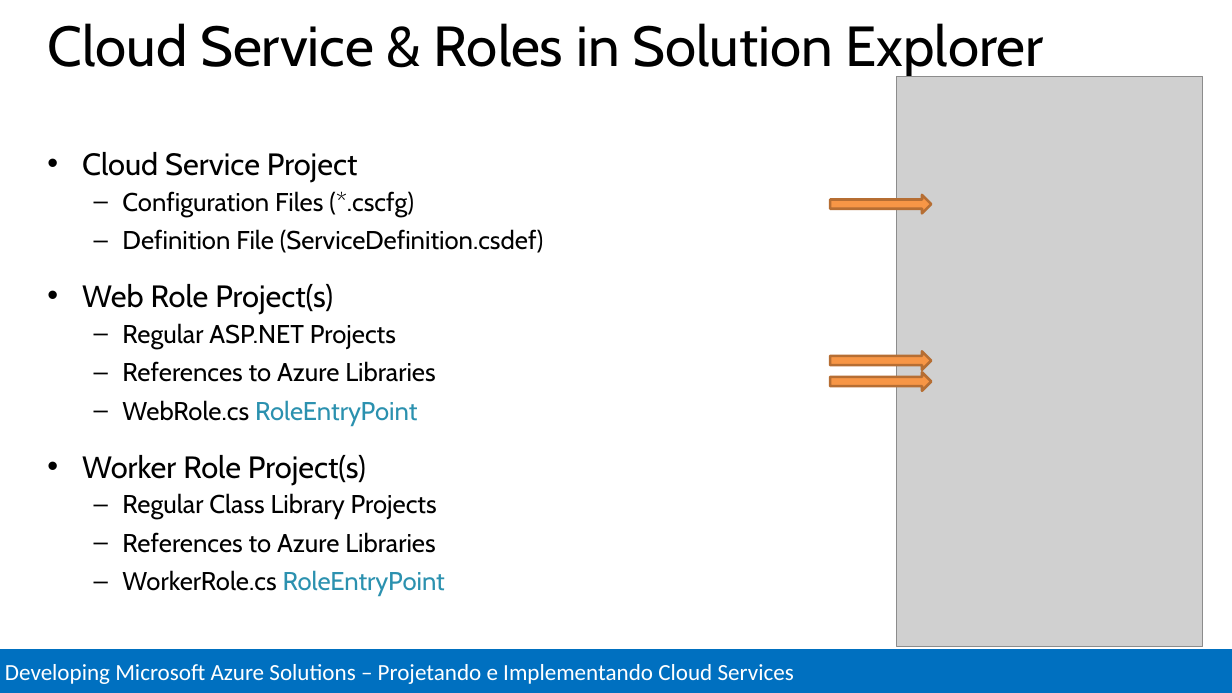
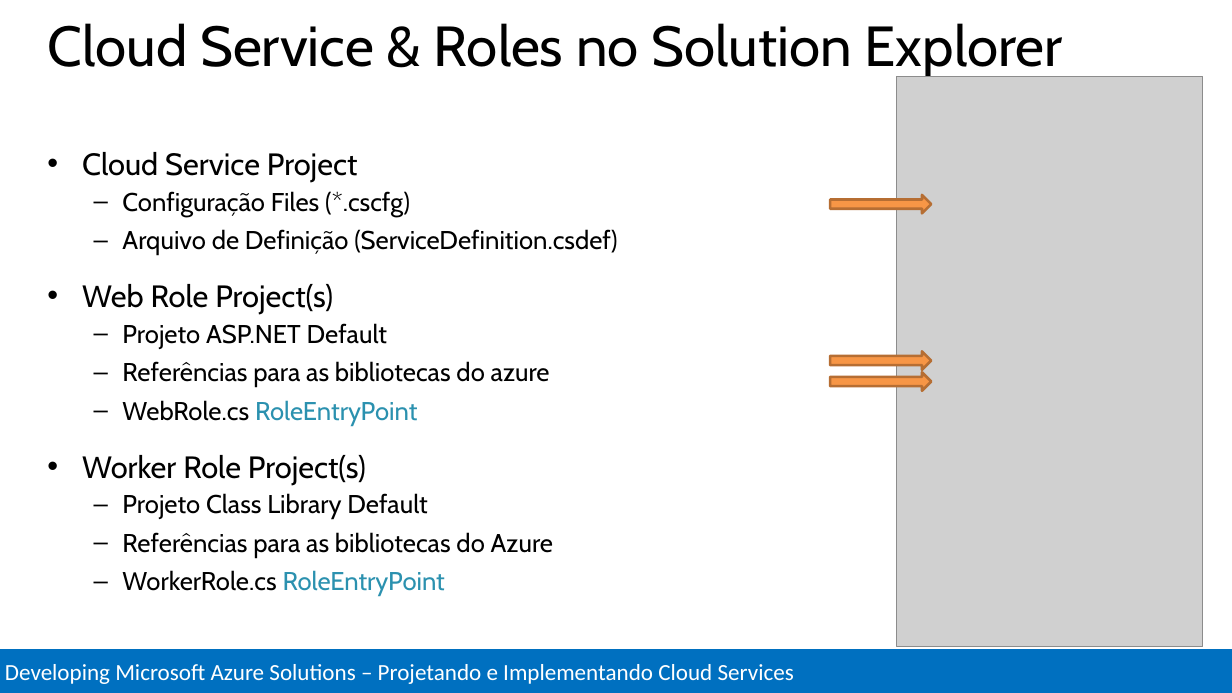
Before and after one commit to Evilazaro/MCSDAzureTraining, a slide deck: slide 22 of Design and Implement Cloud Services/Design and Implement Cloud Services.pptx. Drawn at 1232x693 pixels with LibreOffice and Linux fonts; fonts in the diff are those of the drawing; grey boxes stand for pictures. Boxes give left, top, right and bottom in pixels: in the first picture for what was removed or moved away, otherwise in the second. Text is boxed around its words. In the diff, an @@ line names an element or a change of style, - is before the commit and + after.

Commit message:
Tradução parcial "Desenvolvendo para Microsoft Azure"

```diff
--- a/Design and Implement Cloud Services/Design and Implement Cloud Services.pptx
+++ b/Design and Implement Cloud Services/Design and Implement Cloud Services.pptx
@@ title at (48, 23, 1063, 79): text changed @@
-Cloud Service & Roles in Solution Explorer
+Cloud Service & Roles no Solution Explorer
@@ text at (122, 191, 617, 255): text changed @@
-  – Configuration Files (*.cscfg)
-  – Definition File (ServiceDefinition.csdef)
+  – Configuração Files (*.cscfg)
+  – Arquivo de Definição (ServiceDefinition.csdef)
@@ text at (122, 323, 550, 387): text changed @@
-  – Regular ASP.NET Projects
-  – References to Azure Libraries
+  – Projeto ASP.NET Default
+  – Referências para as bibliotecas do azure
@@ text at (122, 493, 553, 558): text changed @@
-  – Regular Class Library Projects
-  – References to Azure Libraries
+  – Projeto Class Library Default
+  – Referências para as bibliotecas do Azure
```
Also in this commit, not shown: 2 other slides changed.
